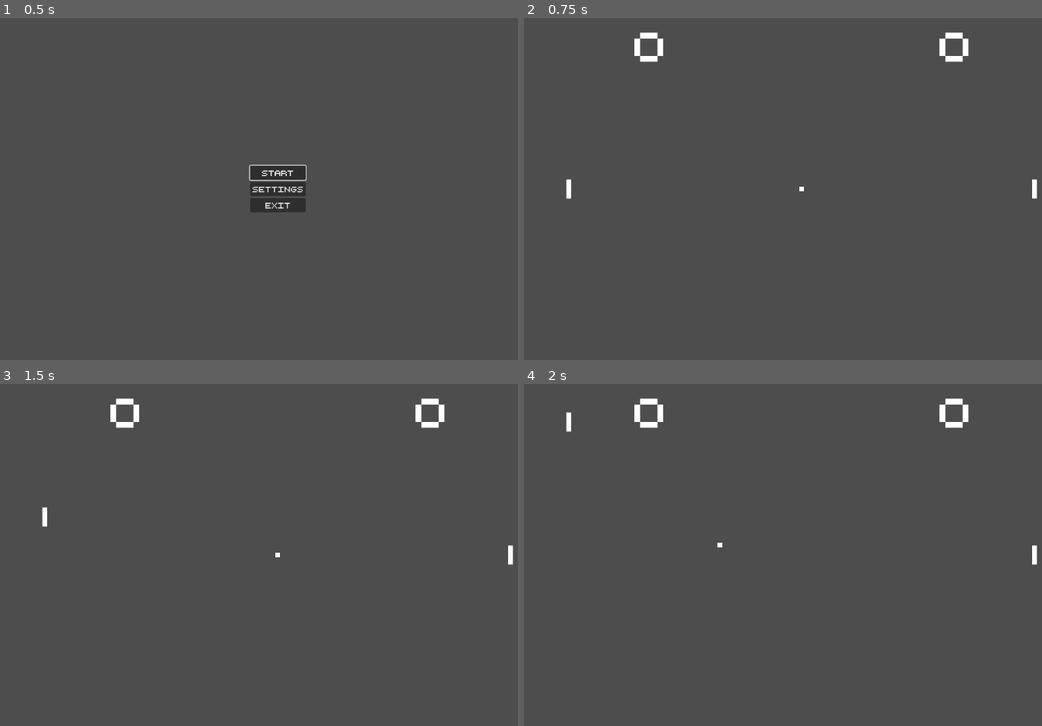
Above: before the commit, frames 1-4 (two rows, left to right).
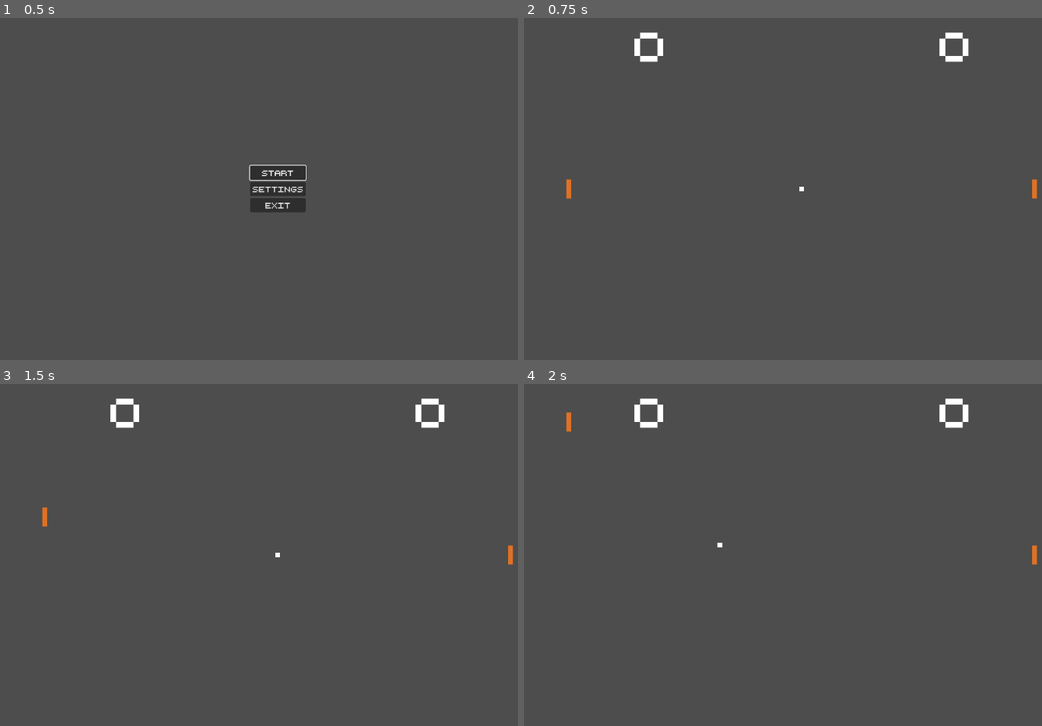
Above: after the commit, the same moments.

Repository: Alexander-Jordan/pong-godot
Game: Godot game, scene res://Scenes/Levels/menu.tscn
The game is run twice, just before and just after one commit, with the same random seed, the same clock (stepped at 60 frames per second) and the same inputs.
Inputs:
- Up to frame 1 (0.5 s): no input
- Up to frame 2 (0.75 s): click "Start" at 0.5 s
- Up to frame 3 (1.5 s): tap Enter (ui_accept) at 1.25 s; hold W (up) from 1.28 s (still down)
- Up to frame 4 (2 s): keep holding W (up); tap Enter (ui_accept) at 1.52 s

Frame 1 is identical in both runs. In frame 2, 0.1% of the frame differs, in the area x 8-100%, y 47-53%; in frame 3, 0.1%; in frame 4, 0.1%.
Error in both runs: Invalid assignment on read-only value (on base: 'Dictionary'). (res://Scripts/settings_menu.gd:194)

Commit message:
Rebrand to ping

Diff:
--- a/Scenes/paddle.tscn
+++ b/Scenes/paddle.tscn
@@ -9,6 +9,7 @@
 size = Vector2(10, 40)
 
 [node name="paddle" type="CharacterBody2D"]
+modulate = Color(0.87451, 0.443137, 0.14902, 1)
 script = ExtResource("1_j8pk7")
 
 [node name="Sprite2D" type="Sprite2D" parent="."]
--- a/project.godot
+++ b/project.godot
@@ -10,13 +10,14 @@
 
 [application]
 
-config/name="Pong"
+config/name="Ping"
 config/version="1.0.0"
 run/main_scene="res://Scenes/Levels/menu.tscn"
 config/features=PackedStringArray("4.4", "Forward Plus")
-boot_splash/image="res://Assets/pong_splash.png"
-config/icon="res://Assets/pong_icon_512x512.png"
-boot_splash/minimum_display_time=2000
+boot_splash/bg_color=Color(1, 1, 1, 1)
+boot_splash/image="uid://dwobkggufckww"
+config/icon="uid://dwobkggufckww"
+boot_splash/minimum_display_time=3000
 
 [autoload]
 
@@ -54,3 +55,7 @@
 [rendering]
 
 textures/vram_compression/import_etc2_astc=true
+environment/icon=""
+environment/image=""
+environment/minimum_display_time=2000
+environment/bg_color=Color(0.14, 0.14, 0.14, 1)
Binary file added: Assets/icon.png
Not shown, changed: Assets/icon.png.import
Binary file removed: Assets/pong_icon_512x512.png
Not shown, removed: Assets/pong_icon_512x512.png.import
Binary file removed: Assets/pong_splash.png
Not shown, changed: README.md
